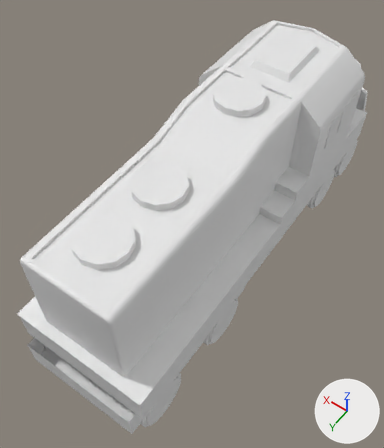
What one commit did to the FBX model Assets/0_RoomInvaders/Models2.0/FBX/21.fbx.
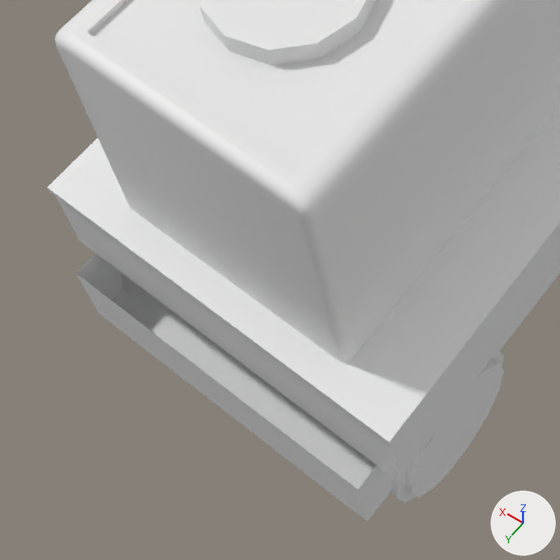
Each version is shown whole from a camera (50 mm lens) standing at (0.6668, 0.5327, 0.2204) and looking at (0.7535, 0.4113, 0.0297), then close up on the part from 0% to 52% of the width and 55% to 100% of the height. The axes (+X, +Y, +Z) are drawn at lower right. The lights are the same throughout. Where no turn or scale is listed for an object, it has been applied to the vertices. Vertices at the same position are counted once.

The scene before the commit, as lines of its bpy script (objects in view):
```python
me_mesh = bpy.data.meshes.new('Mesh')
me_mesh.from_pydata(...)  # 964 vertices, 1435 faces; spans x -0.03..0.03, y -0.101..0.115, z -0.058..0.034
# before: 503 (0.026, 0.115, -0.031) at pixel (75, 273), 504 (-0.026, 0.115, -0.031) at pixel (358, 489), 505 (0.026, 0.033, -0.031), 506 (-0.026, 0.033, -0.031)
ob_tren = bpy.data.objects.new('Tren', me_mesh)
ob_tren.location = (0.7488, 0.3794, 0.0531)
```
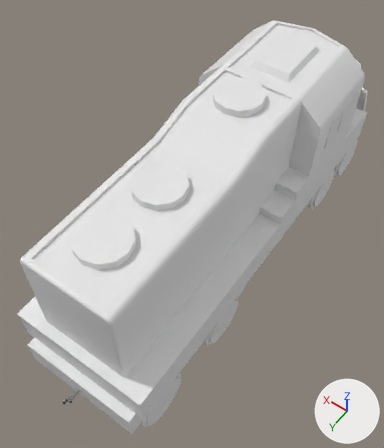
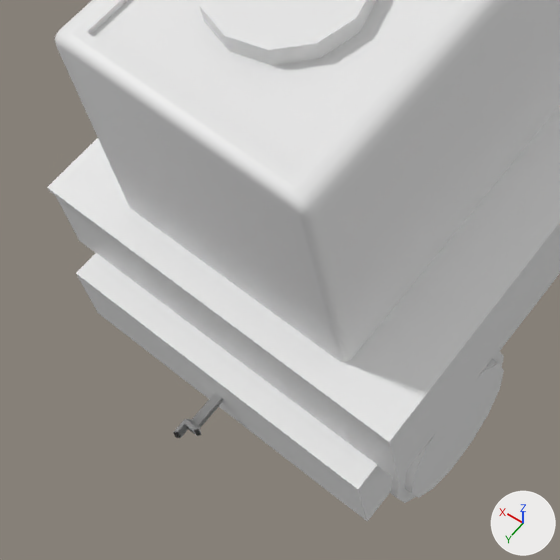
Patch to the scene script:
```diff
--- a/Assets/0_RoomInvaders/Models2.0/FBX/21.fbx.py
+++ b/Assets/0_RoomInvaders/Models2.0/FBX/21.fbx.py
@@ me_mesh @@
 # used by ob_tren; location = (0.7488, 0.3794, 0.0531)
 # verts and faces of me_mesh; kept vertices keep their numbers, new ones are numbered from 964
-me_mesh.from_pydata(...)  # 964 vertices, 1435 faces; spans x -0.03..0.03, y -0.101..0.115, z -0.058..0.034
+me_mesh.from_pydata(...)  # 984 vertices, 1474 faces; spans x -0.03..0.03, y -0.101..0.123, z -0.058..0.034
+# me_mesh part 1: a new loose piece of 20 vertices spanning x -0.001..0.001, y 0.115..0.123, z -0.04..-0.038
+# me_mesh part 2
+faces += [(503, 506, 505), (503, 504, 506)]
```

Where the change shows, as pixel boxes [x1, y1, x2, y2] in the close-ups (560 x 560 px):
part 1 of me_mesh, added
    after: [173, 393, 223, 438]
part 2 of me_mesh, added
    after: [76, 253, 377, 489]
